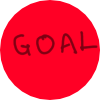
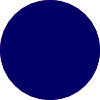
Two versions of the same layered image (100x100). Layer-by-layer changes:
painted on "Layer 3" over [0, 0, 100, 100]
